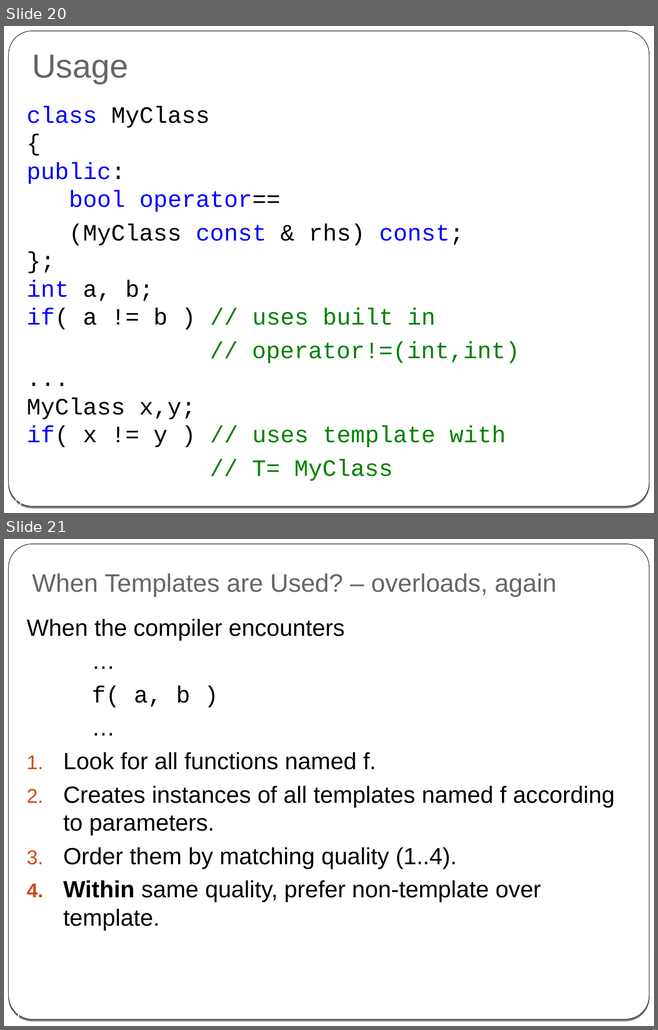
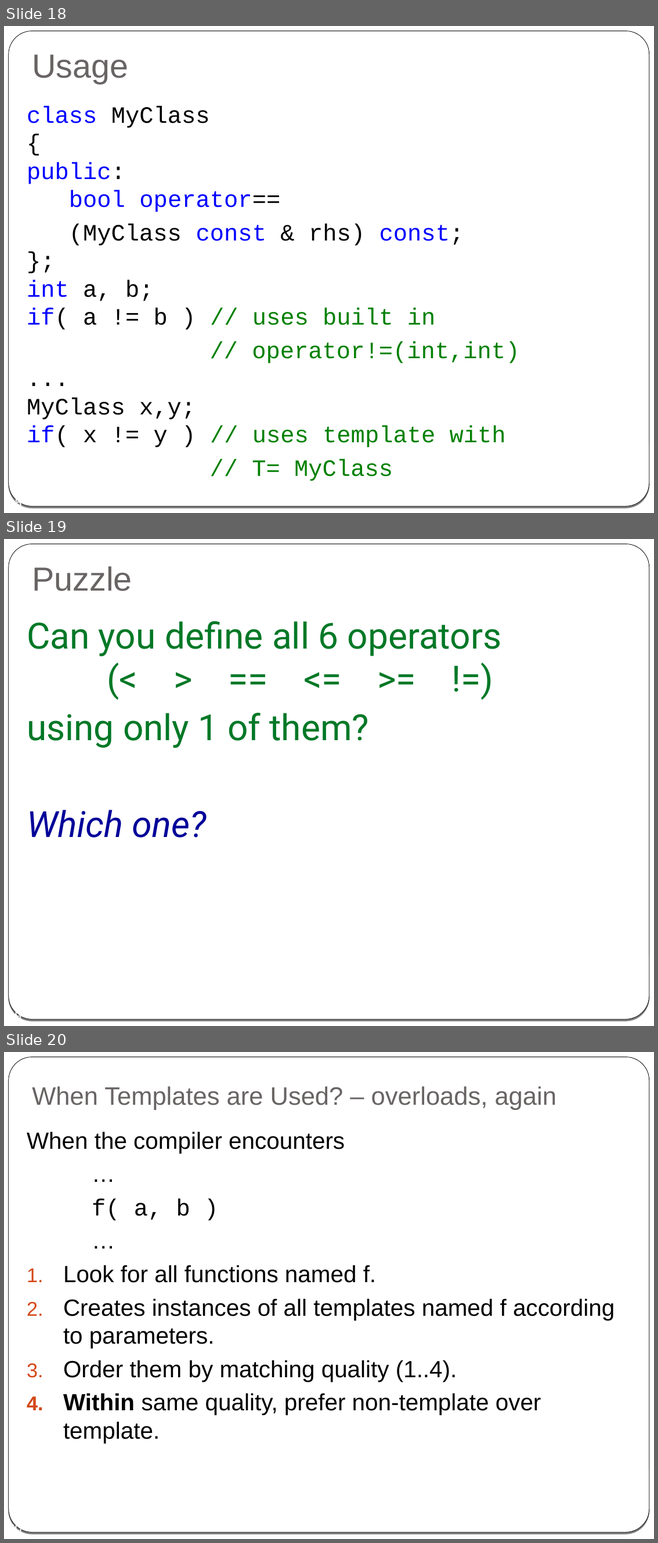
Before and after one commit to cpp-at-ariel/cpp-5778, a slide deck: week08-templates/slides.odp. Shown one above the other, each under a label of ours: slides 20 and 21 before the commit, slides 18, 19 and 20 after it. The pictures are 658x1030 and 658x1543 pixels, drawn with LibreOffice and Linux fonts; fonts in the diff are those of the drawing. Boxes give left, top, right and bottom in pixels: in the first picture for what was removed or moved away, otherwise in the second. Text is boxed around its words. In the diff, an @@ line names an element or a change of style, - is before the commit and + after.

```diff
--- a/week08-templates/slides.odp
+++ b/week08-templates/slides.odp
@@ slide 19 added at (4,539,654,1026), background gradient #000000 to #FFFFFF; not listed: 2 template elements that a slide beside it also shows @@
@@ title added at (32,566,132,591), 37 pt, text #696464 @@
+Puzzle
@@ text added at (27,621,501,838), 40 pt, text #007826 @@
+Can you define all 6 operators
+(< > == <= >= !=)
+using only 1 of them?
+Which one?
@@ page number added at (7,1010,21,1019), 14 pt, text #FFFFFF @@
+19
@@ what was slide 20 is now slide 18 @@
@@ page number at (7,497,21,506): text changed @@
-20
+18
@@ what was slide 21 is now slide 20 @@
@@ page number at (7,1523,21,1532): text changed @@
-21
+20
```
Also in this commit, not shown: 9 slides changed, 3 slides removed, 3 other files.
